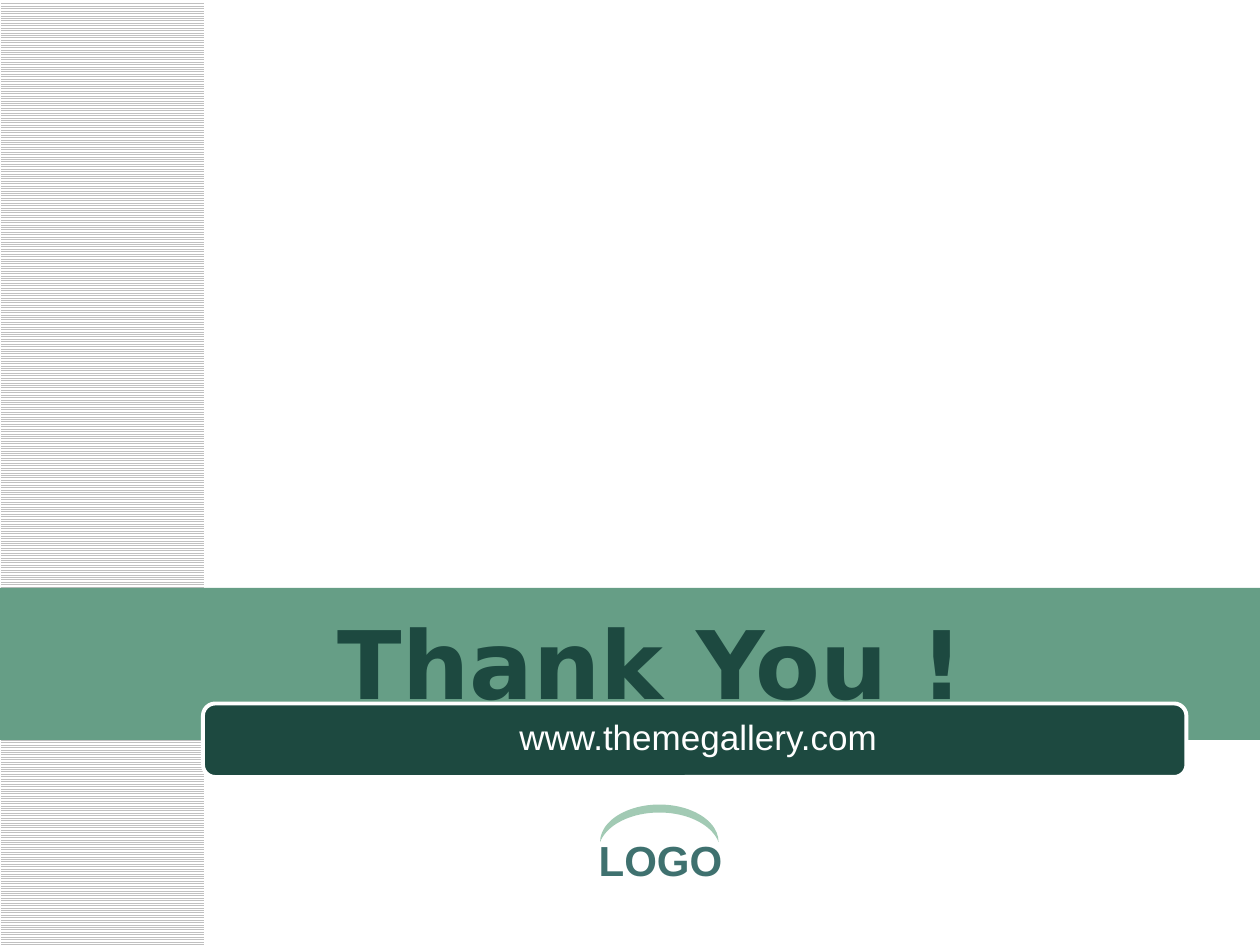
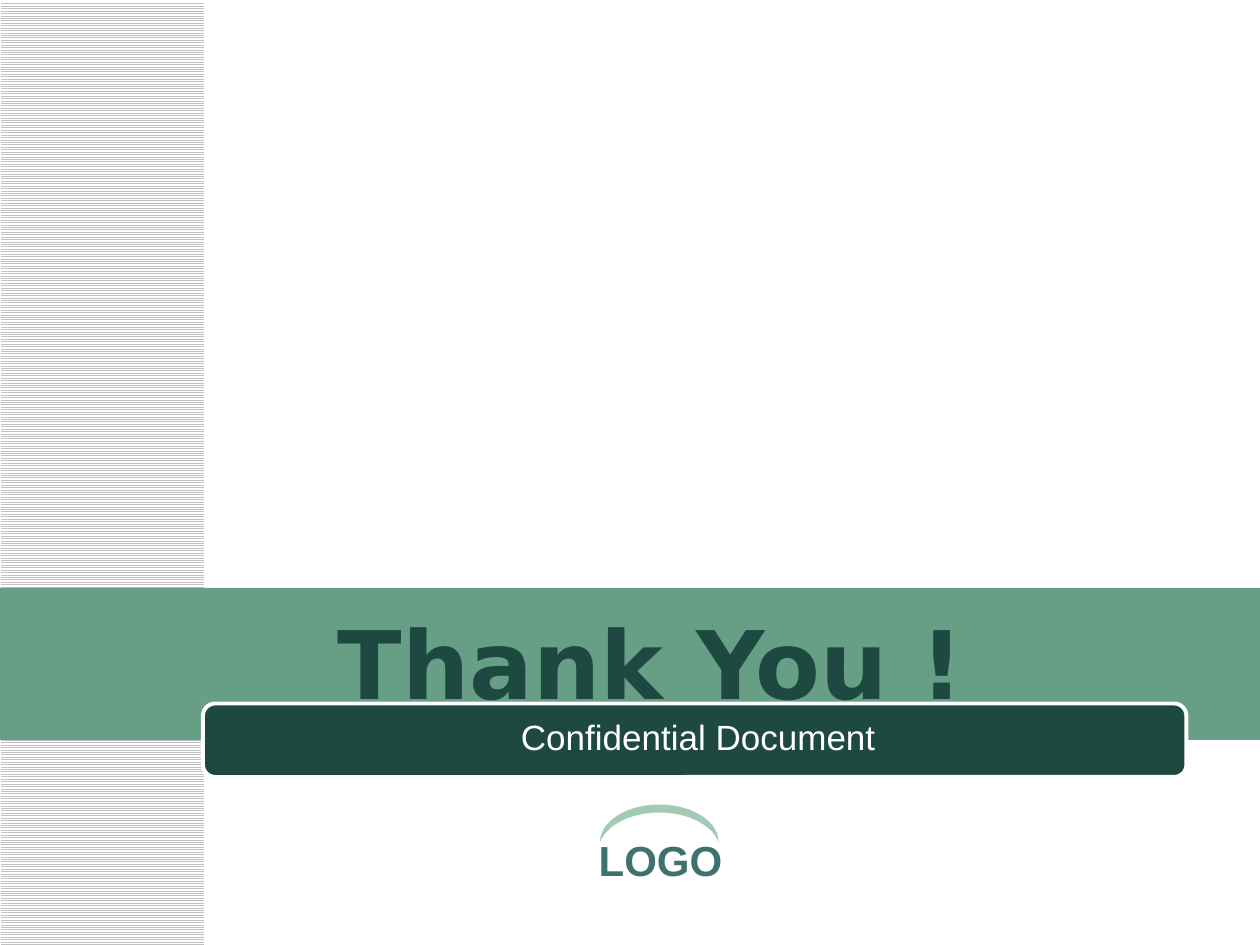
Before and after one commit to phong1990/fufo-innovation, a slide deck: slide 7 of Document/02.Template/FUFO_Daily_Report_Guideline.pptx. Drawn at 1260x945 pixels with LibreOffice and Linux fonts; fonts in the diff are those of the drawing; background and template pictures are left out. Boxes give left, top, right and bottom in pixels: in the first picture for what was removed or moved away, otherwise in the second. Text is boxed around its words. In the diff, an @@ line names an element or a change of style, - is before the commit and + after.

```diff
--- a/Document/02.Template/FUFO_Daily_Report_Guideline.pptx
+++ b/Document/02.Template/FUFO_Daily_Report_Guideline.pptx
@@ text at (521,724,876,751): text changed @@
-www.themegallery.com
+Confidential Document
```
Also in this commit, not shown: 1 other file.
